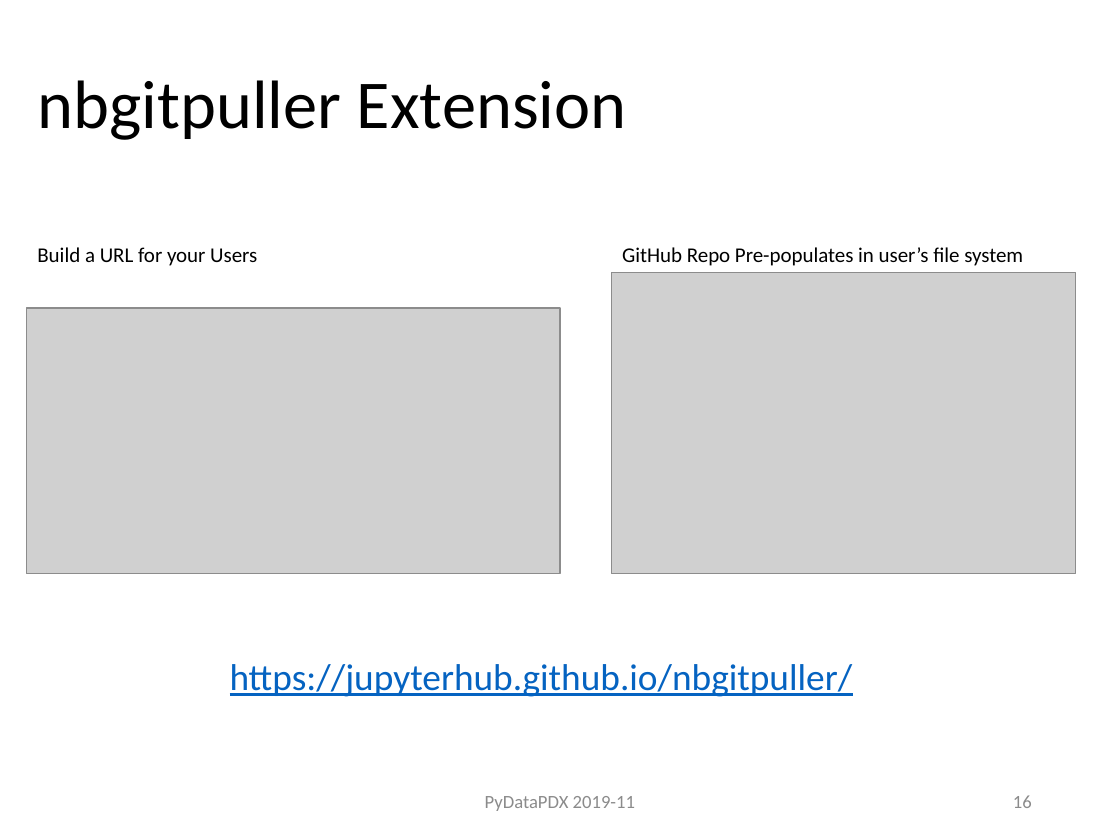
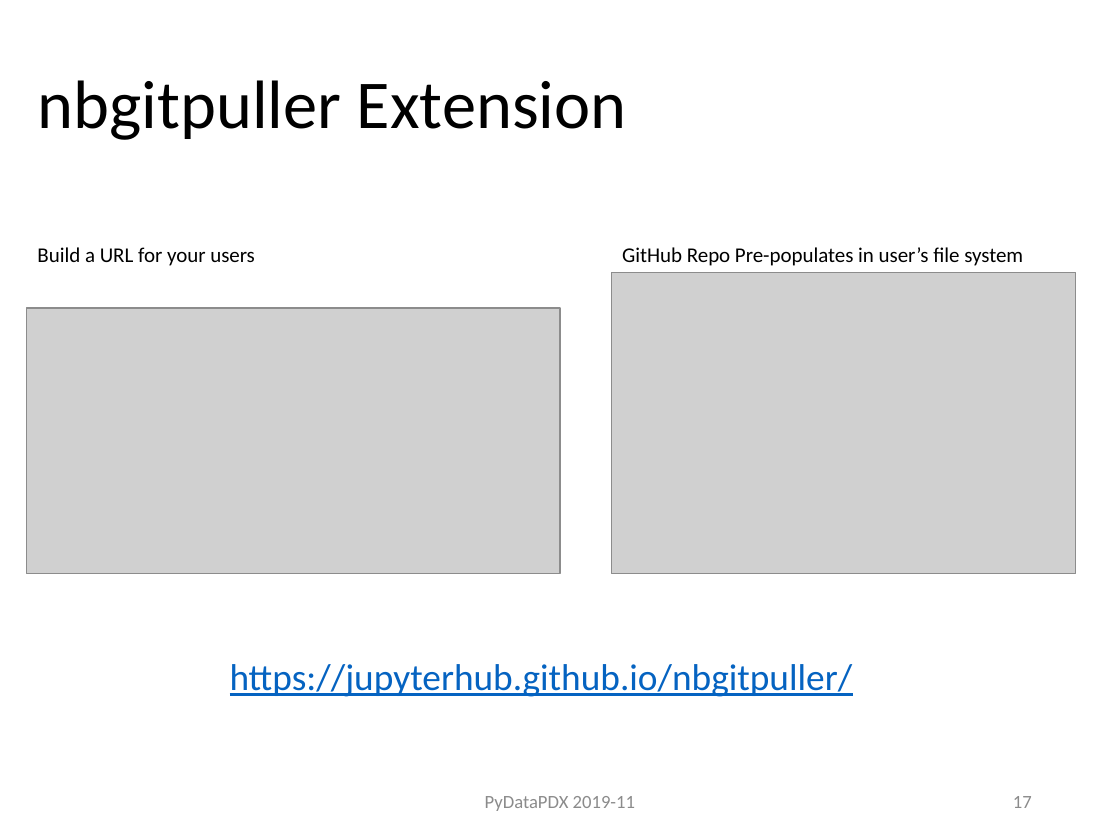
Before and after one commit to ProfessorKazarinoff/PyDataPDX-2019-11, a slide deck: slide 17 of PeterKazarinoff_PyDataPDX_2019-11.pptx (slide 16 before the commit). Drawn at 1120x840 pixels with LibreOffice and Linux fonts; fonts in the diff are those of the drawing; grey boxes stand for pictures. Boxes give left, top, right and bottom in pixels: in the first picture for what was removed or moved away, otherwise in the second. Text is boxed around its words. In the diff, an @@ line names an element or a change of style, - is before the commit and + after.

```diff
--- a/PeterKazarinoff_PyDataPDX_2019-11.pptx
+++ b/PeterKazarinoff_PyDataPDX_2019-11.pptx
@@ text at (x1=37, y1=247, x2=255, y2=266): text changed @@
-Build a URL for your Users
+Build a URL for your users
@@ page number at (x1=1013, y1=796, x2=1032, y2=808): text changed @@
-16
+17
```
Also in this commit, not shown: 5 other slides changed, 2 slides added.
